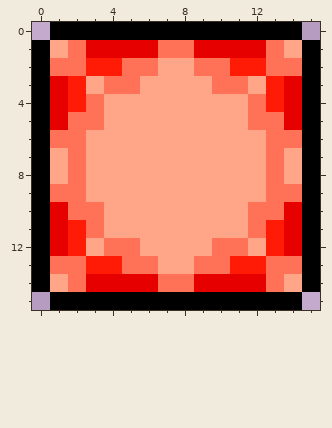
File history of a pixel-art sprite, Buffs/CaesiumPoison.png. Above: the version before the commit.
The file is 32x32 pixels, drawn in blocks of 2x2; one block is one cell here.
The same view after the edit:
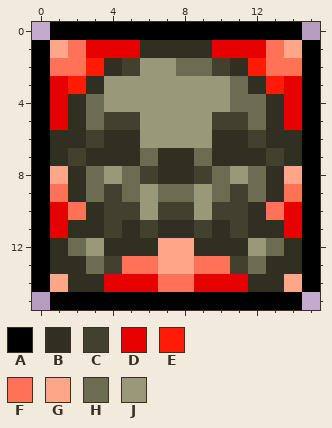
Palette (. is transparent): A #000000  B #302f21  C #42412f  D #e70000  E #ff1b05  F #ff7257  G #ffa588  H #6c6c50  J #999979
From old to new:
@@ x 0..15 @@
  0 .AAAAAAAAAAAAAA.
- 1 AGFDDDDFFDDDDFGA
- 2 AFFEEFFGGFFEEFFA
- 3 ADEGFFGGGGFFGEDA
- 4 ADEFGGGGGGGGFEDA
- 5 ADFFGGGGGGGGFFDA
- 6 AFFGGGGGGGGGGFFA
- 7 AGFGGGGGGGGGGFGA
- 8 AGFGGGGGGGGGGFGA
- 9 AFFGGGGGGGGGGFFA
-10 ADFFGGGGGGGGFFDA
-11 ADEFGGGGGGGGFEDA
-12 ADEGFFGGGGFFGEDA
-13 AFFEEFFGGFFEEFFA
-14 AGFDDDDFFDDDDFGA
+ 1 AGFDDDBBBBDDDFGA
+ 2 AFFEBCJJHHCBEFFA
+ 3 ADEBJJJJJJJHBEDA
+ 4 ADBHJJJJJJJHHBDA
+ 5 ADBHCCJJJJCCHBDA
+ 6 ABBCBBJJJJBBCBBA
+ 7 ABCBBBHBBHBBBCBA
+ 8 AGBHJHCBBCHJHBGA
+ 9 AFBHCHJHHJHCHBFA
+10 ADFBCCJCCJCCBFDA
+11 ADBBCBCBBCBCBBDA
+12 ABHJBBBGGBBBJHBA
+13 ABBHCFFGGFFCHBBA
+14 AGBBDDDFFDDDBBGA
 15 .AAAAAAAAAAAAAA.
Boxes around the changes in both pictures, in picture pixels (x1, y1, x2, y2):
changed: (50, 40, 302, 292)
